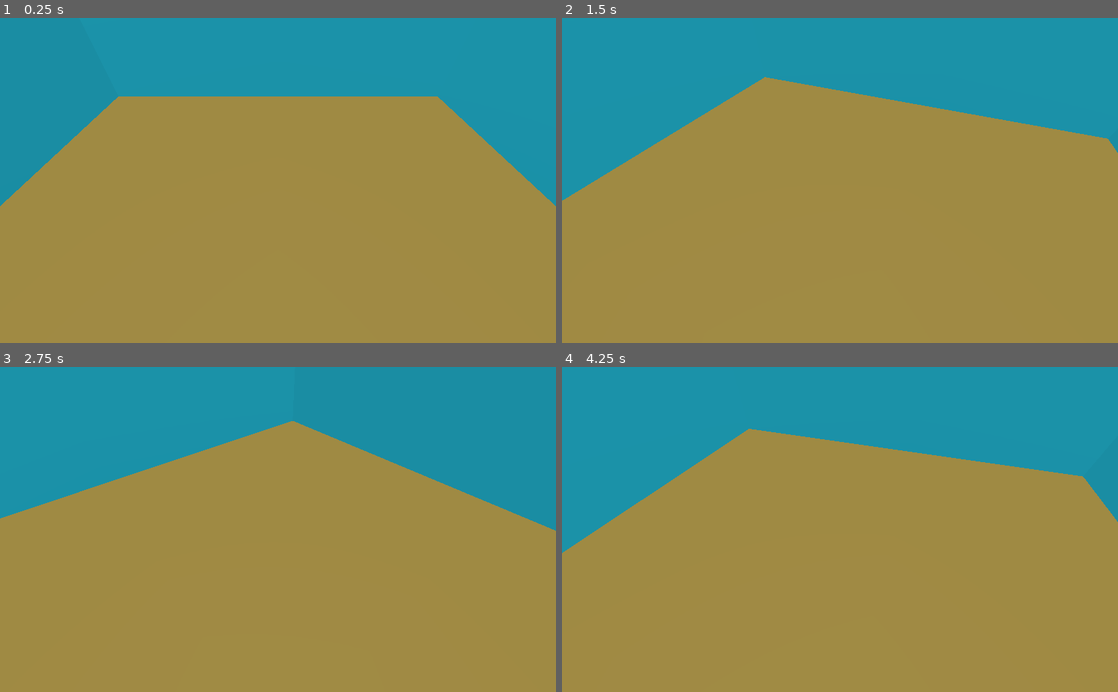
Above: before the commit, frames 1-4 (two rows, left to right).
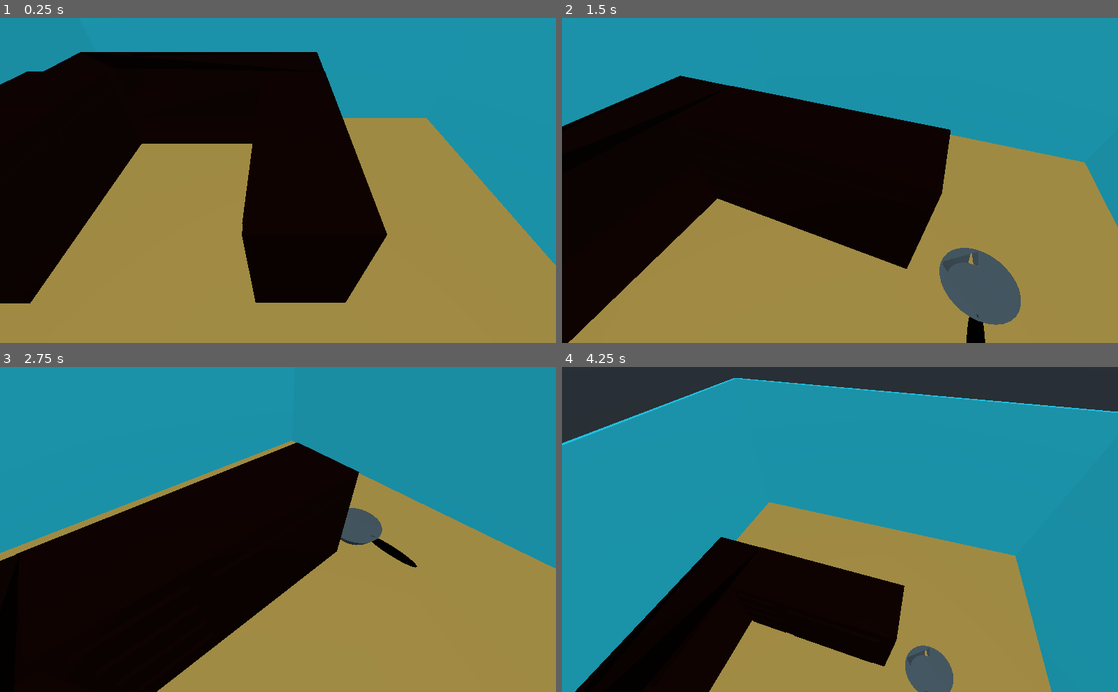
Above: after the commit, the same moments.

Repository: luanavicente/cozinhaemchamas
Game: Godot game, scene res://lanchonete.tscn
Same seed, same stepped clock (60 frames per second), same inputs: the game is played once before the commit and once after it.
Inputs:
- Up to frame 1 (0.25 s): no input
- Up to frame 2 (1.5 s): tap Enter at 0.5 s; hold Right (ui_right) 0.53-1.28 s; hold Down (ui_down) from 1.28 s (still down)
- Up to frame 3 (2.75 s): tap Space at 2 s; release Down (ui_down) at 2.03 s; hold Right (ui_right) from 2.03 s (still down)
- Up to frame 4 (4.25 s): release Right (ui_right) at 2.78 s; hold Up (ui_up) 2.78-3.53 s; hold Left (ui_left) from 3.53 s (still down)

The runs differ from the first frame. In frame 1, 39% of the frame differs, in the area x 0-100%, y 10-88%; in frame 2, 39%; in frame 3, 40%; in frame 4, 61%, in the area x 0-100%, y 0-100%.

Commit message:
Movimenta e gira a câmera (com balcão que vamos tirar depois)

Diff:
--- /dev/null
+++ b/godot/balcao.tscn
@@ -0,0 +1,7 @@
+[gd_scene load_steps=2 format=2]
+
+[ext_resource path="res://balcao.obj" type="ArrayMesh" id=1]
+
+[node name="MeshInstance" type="MeshInstance"]
+mesh = ExtResource( 1 )
+material/0 = null
--- /dev/null
+++ b/godot/frigideira.tscn
@@ -0,0 +1,10 @@
+[gd_scene load_steps=2 format=2]
+
+[ext_resource path="res://frigideira.obj" type="ArrayMesh" id=1]
+
+[node name="Spatial" type="Spatial"]
+
+[node name="MeshInstance" type="MeshInstance" parent="."]
+mesh = ExtResource( 1 )
+material/0 = null
+material/1 = null
--- a/godot/lanchonete.tscn
+++ b/godot/lanchonete.tscn
@@ -1,9 +1,11 @@
-[gd_scene load_steps=5 format=2]
+[gd_scene load_steps=7 format=2]
 
 [ext_resource path="res://floor.tscn" type="PackedScene" id=1]
 [ext_resource path="res://walls.tscn" type="PackedScene" id=2]
 [ext_resource path="res://player.tscn" type="PackedScene" id=3]
 [ext_resource path="res://player.gd" type="Script" id=4]
+[ext_resource path="res://frigideira.tscn" type="PackedScene" id=5]
+[ext_resource path="res://balcao.tscn" type="PackedScene" id=6]
 
 [node name="Spatial" type="Spatial"]
 
@@ -21,10 +23,16 @@
 
 [node name="Spatial" parent="." instance=ExtResource( 1 )]
 
+[node name="MeshInstance2" parent="." instance=ExtResource( 6 )]
+transform = Transform( 0.5, 0, 0, 0, 0.5, 0, 0, 0, 0.5, -7, 4, -1 )
+
+[node name="Spatial2" parent="." instance=ExtResource( 5 )]
+transform = Transform( 1, 0, 0, 0, 1, 0, 0, 0, 1, 0, 2, 4 )
+
 [node name="player" parent="." instance=ExtResource( 3 )]
-transform = Transform( 1, 0, 0, 0, 1, 1.06581e-14, 0, -1.06581e-14, 1, 0, 2, 0 )
+transform = Transform( 1, 0, 0, 0, 1, 1.06581e-14, 0, -1.06581e-14, 1, 0, 1, 0 )
 visible = false
 script = ExtResource( 4 )
 
 [node name="Camera" type="Camera" parent="player"]
-transform = Transform( 1, 0, 0, 0, 0.707107, 0.707107, 0, -0.707107, 0.707107, 0, 5, 4 )
+transform = Transform( 1, 0, 0, 0, 0.707107, 0.707107, 0, -0.707107, 0.707107, 0, 7, 4 )
--- a/godot/player.gd
+++ b/godot/player.gd
@@ -15,3 +15,8 @@
 		rotate_y(deg2rad(90*delta))
 	if Input.is_action_pressed("ui_right"):
 		rotate_y(deg2rad(-90*delta))
+	if Input.is_action_pressed("ui_up"):
+		direction.y += 1
+	if Input.is_action_pressed("ui_down"):
+		direction.y -= 1
+	move_and_slide(direction*delta*speed,Vector3(0,0,1))
Not shown, added: godot/balcao.mtl
Not shown, added: godot/balcao.obj
Not shown, added: godot/balcao.obj.import
Not shown, added: godot/frigideira.mtl
Not shown, added: godot/frigideira.obj
Not shown, added: godot/frigideira.obj.import
Not shown, changed: balcao.blend
Not shown, added: balcao.blend1
